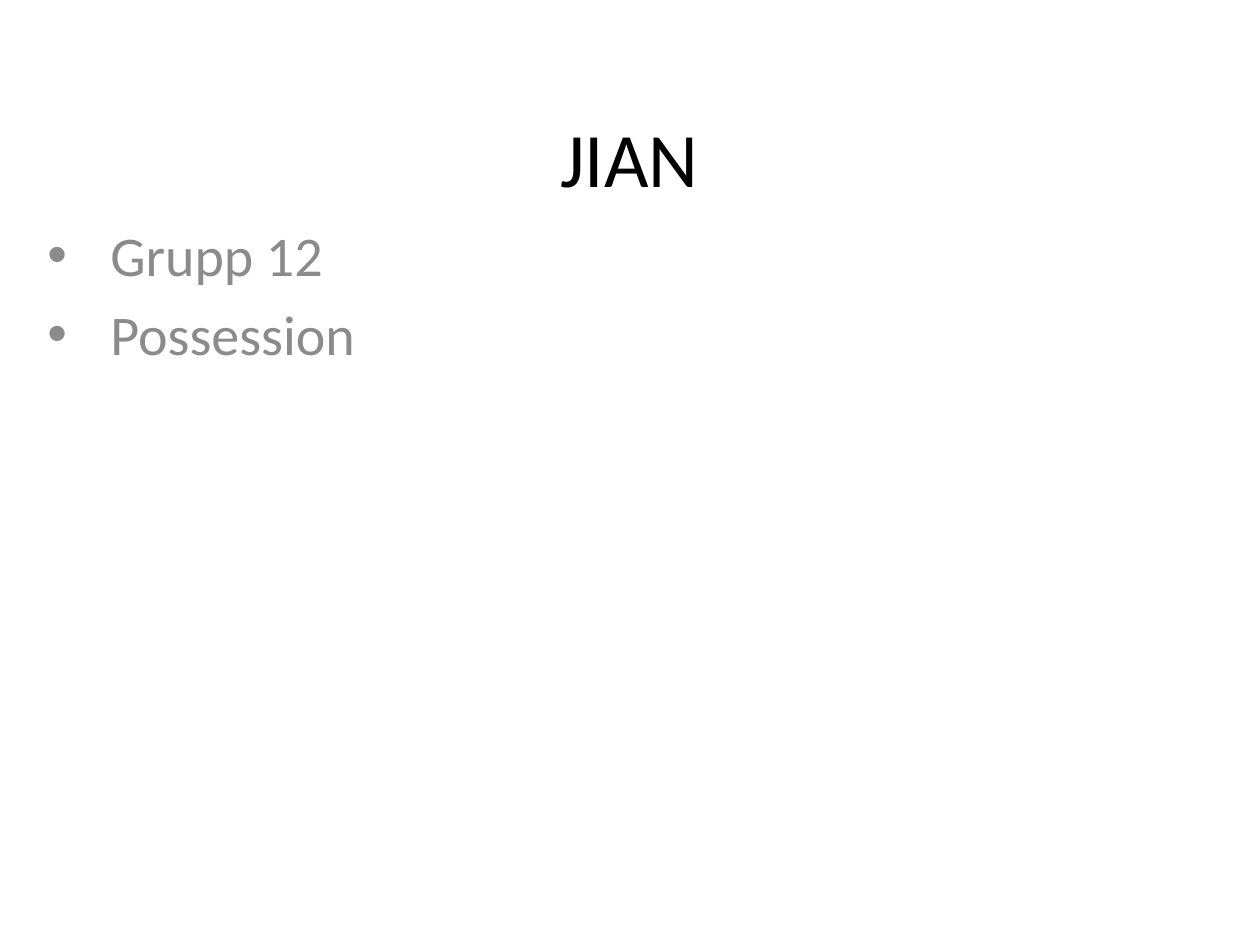
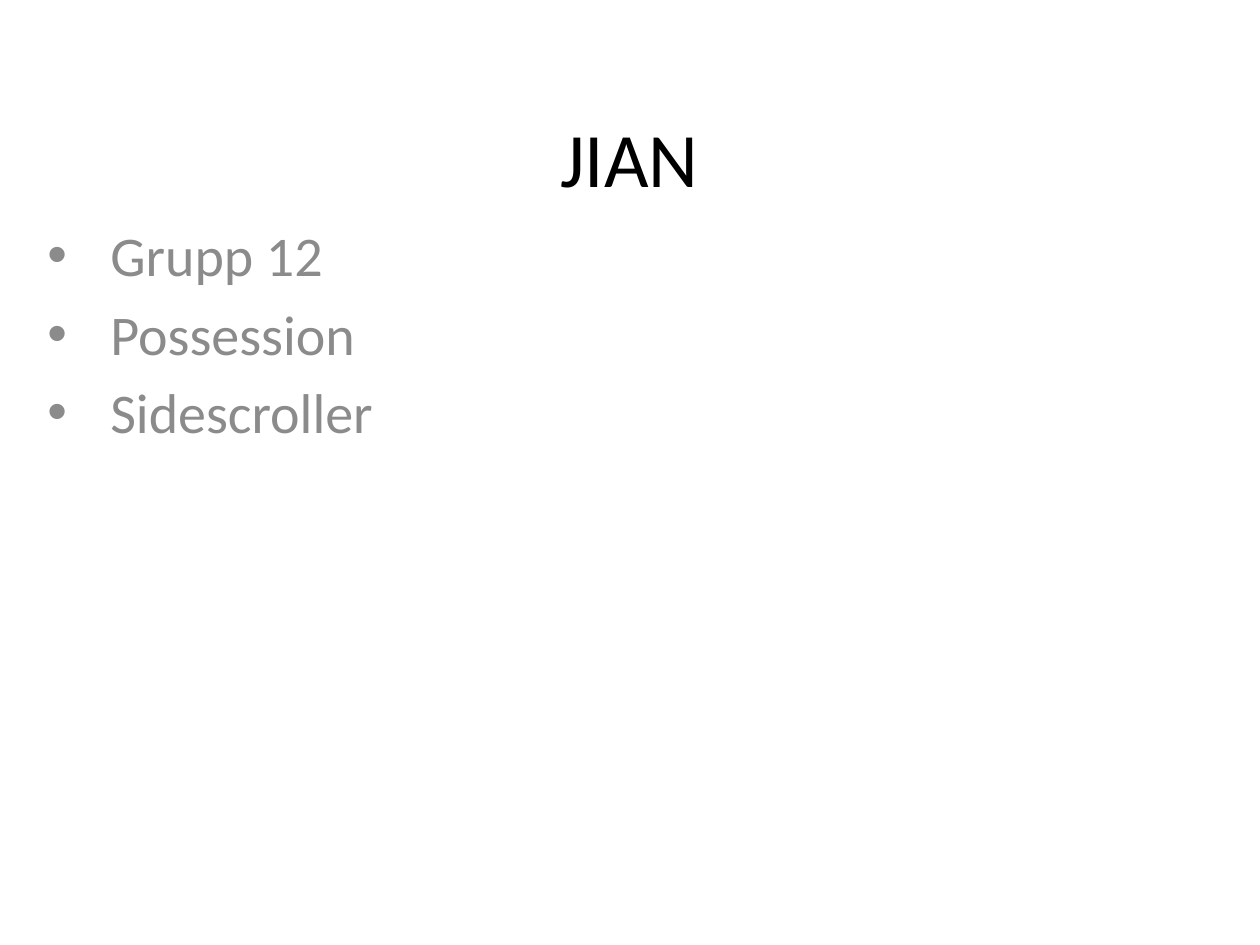
Before and after one commit to Picopic/Possession, a slide deck: slide 1 of Beta/Betapresentation.pptx. Drawn at 1260x945 pixels with LibreOffice and Linux fonts; fonts in the diff are those of the drawing. Boxes give left, top, right and bottom in pixels: in the first picture for what was removed or moved away, otherwise in the second. Text is boxed around its words. In the diff, an @@ line names an element or a change of style, - is before the commit and + after.

Commit message:
Presentations teckningar

```diff
--- a/Beta/Betapresentation.pptx
+++ b/Beta/Betapresentation.pptx
@@ subtitle at [110, 394, 372, 434]: paragraph added @@
+• Sidescroller
```
Also in this commit, not shown: 3 other files.
